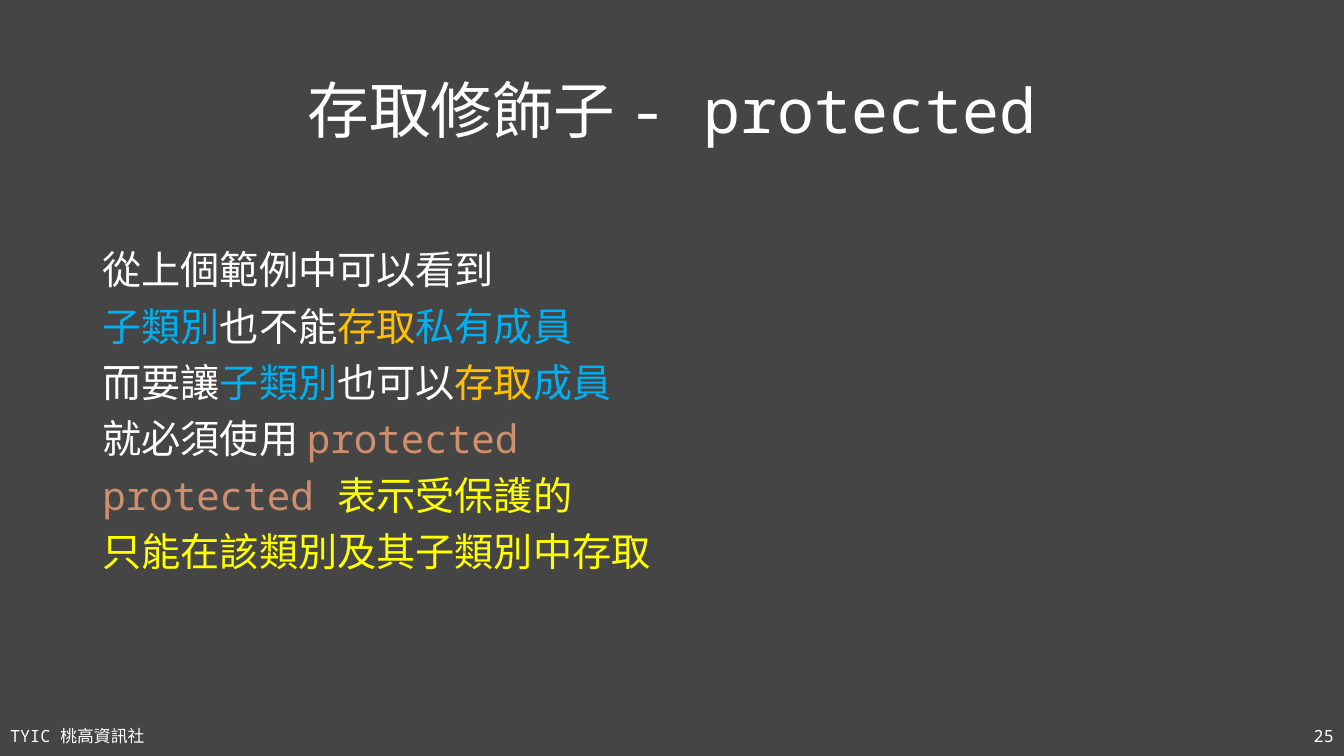
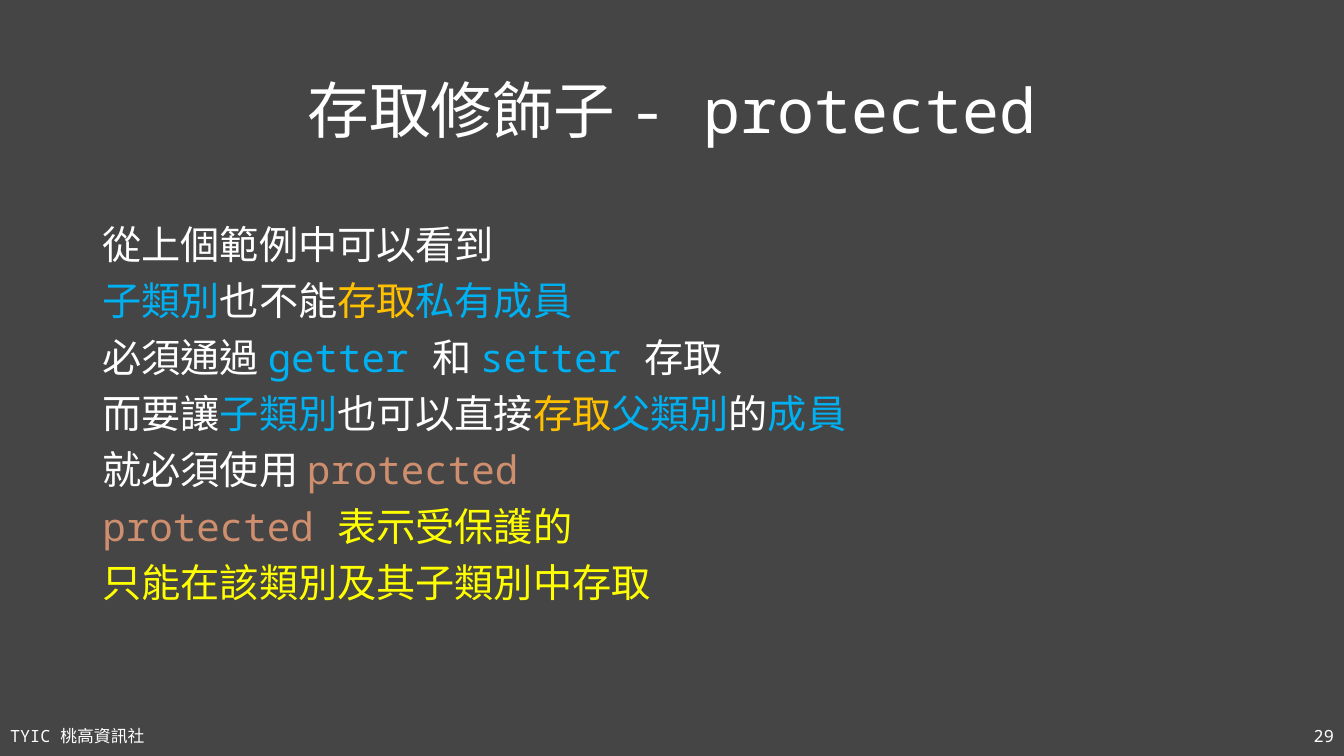
Before and after one commit to TYSHIC/slides, a slide deck: slide 29 of ppt/08_類別與物件.pptx (slide 25 before the commit). Drawn at 1344x756 pixels with LibreOffice and Linux fonts; fonts in the diff are those of the drawing. Boxes give left, top, right and bottom in pixels: in the first picture for what was removed or moved away, otherwise in the second. Text is boxed around its words. In the diff, an @@ line names an element or a change of style, - is before the commit and + after.

```diff
--- a/ppt/08_類別與物件.pptx
+++ b/ppt/08_類別與物件.pptx
@@ text "從上個範例中可以看到" moved from (x1=102, y1=251, x2=650, y2=570) to (x1=102, y1=226, x2=846, y2=601) @@
@@ text at (x1=102, y1=339, x2=846, y2=431): text changed; text colour #FFFFFF to #00B0F0 @@
-而要讓子類別也可以存取成員
+必須通過 getter 和 setter 存取
+而要讓子類別也可以直接存取父類別的成員
@@ page number at (x1=1314, y1=730, x2=1334, y2=742): text changed @@
-25
+29
```
Also in this commit, not shown: 8 other slides changed, 2 slides added, 3 other files.
